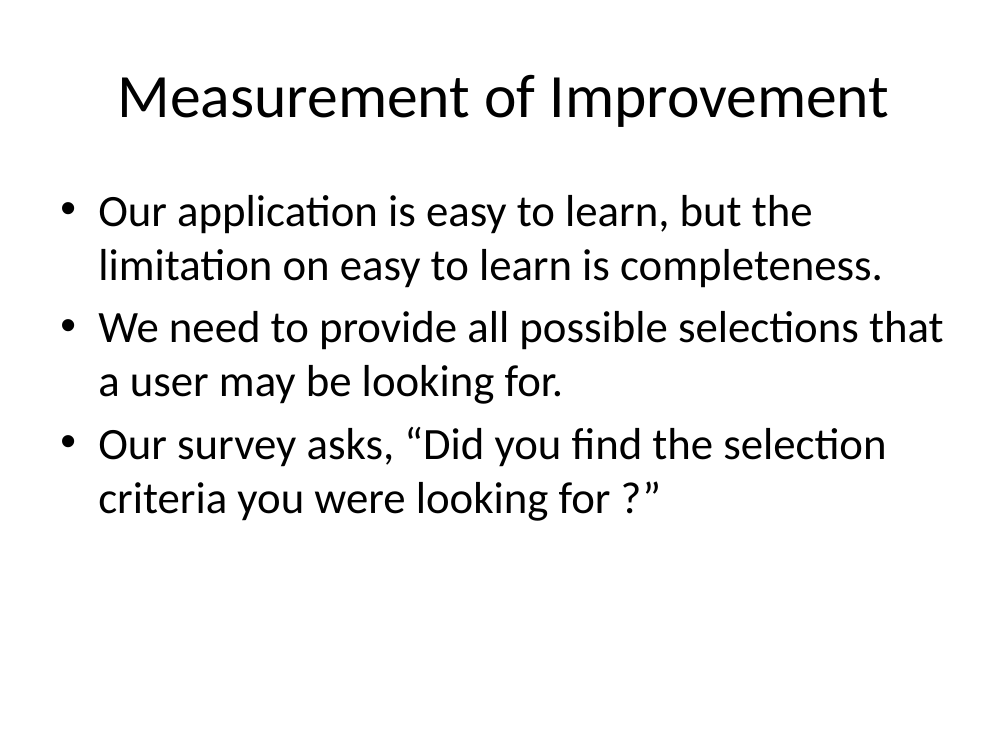
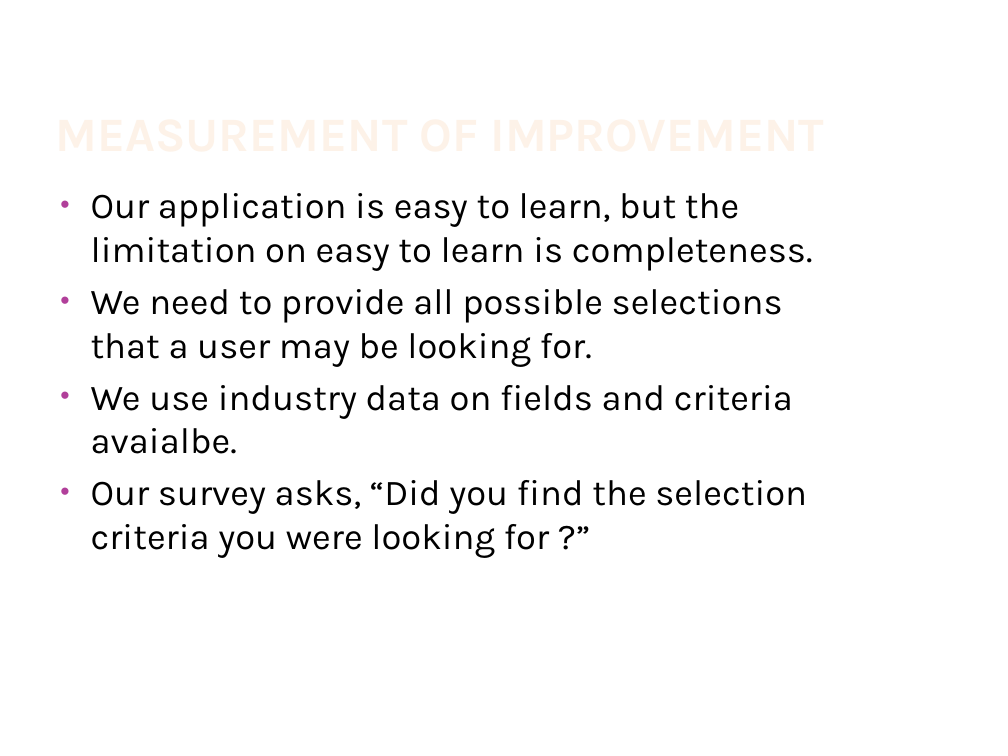
Before and after one commit to JamieShamilian/gamer, a slide deck: slide 4 of doc/GamerSelect.pptx. Drawn at 1008x756 pixels with LibreOffice and Linux fonts; fonts in the diff are those of the drawing; background and template pictures are left out. Boxes give left, top, right and bottom in pixels: in the first picture for what was removed or moved away, otherwise in the second. Text is boxed around its words. In the diff, an @@ line names an element or a change of style, - is before the commit and + after.

```diff
--- a/doc/GamerSelect.pptx
+++ b/doc/GamerSelect.pptx
@@ title "MEASUREMENT OF IMPROVEMENT" at [50,35,849,161]: vertical alignment middle to bottom @@
@@ title at [118,74,889,127]: text changed; size 44 to 34.2 pt; font Calibri to Karla; text colour #000000 to gradient #FEF7F1 to #FEF3E8 to #FBCF9C to #F9B94C; bold on @@
-Measurement of Improvement
+MEASUREMENT OF IMPROVEMENT
@@ text at [91,193,813,558]: size 32 to 26 pt, font Calibri to Karla in "Our application is easy to learn, but ...", "We need to provide all possible selections ...", "Our survey asks, “Did you find the ..."; indent changed @@
@@ text at [91,385,793,454]: paragraph added @@
+• We use industry data on fields and criteria avaialbe.
```
Also in this commit, not shown: 17 other slides changed, 3 slides added.
